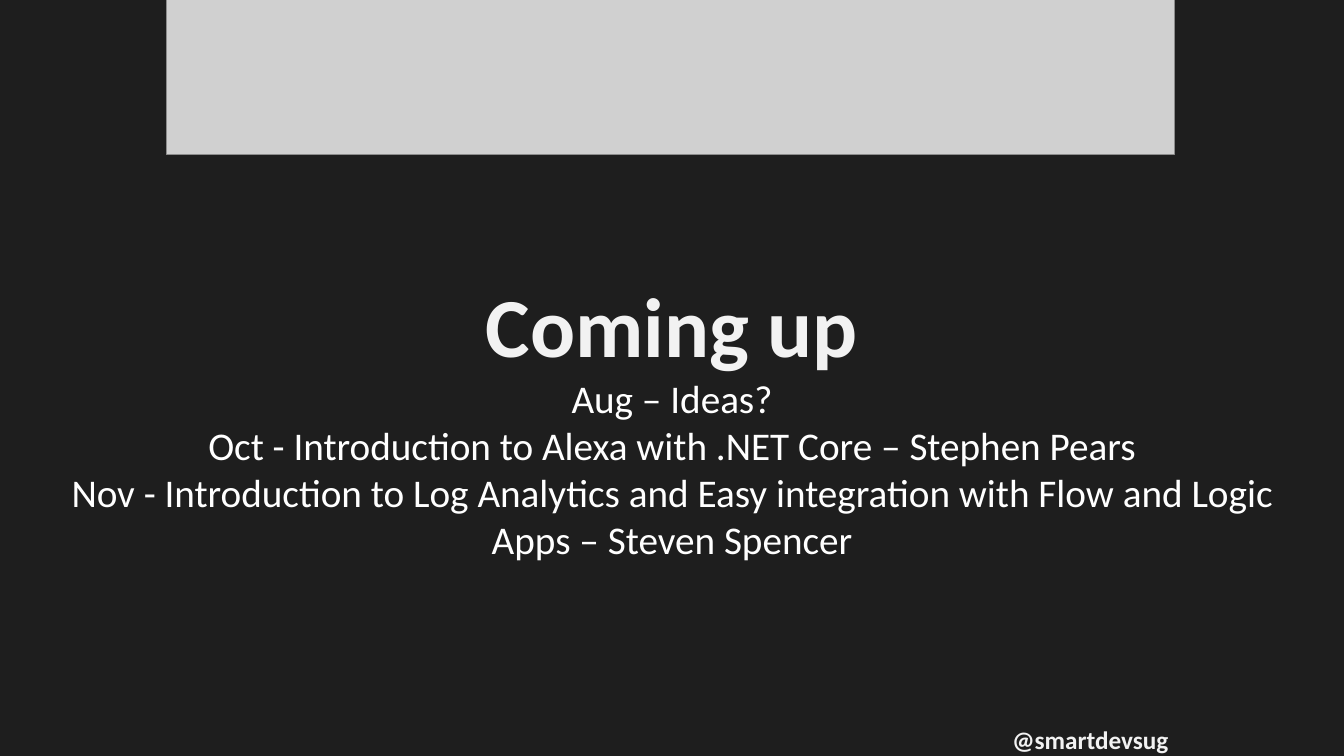
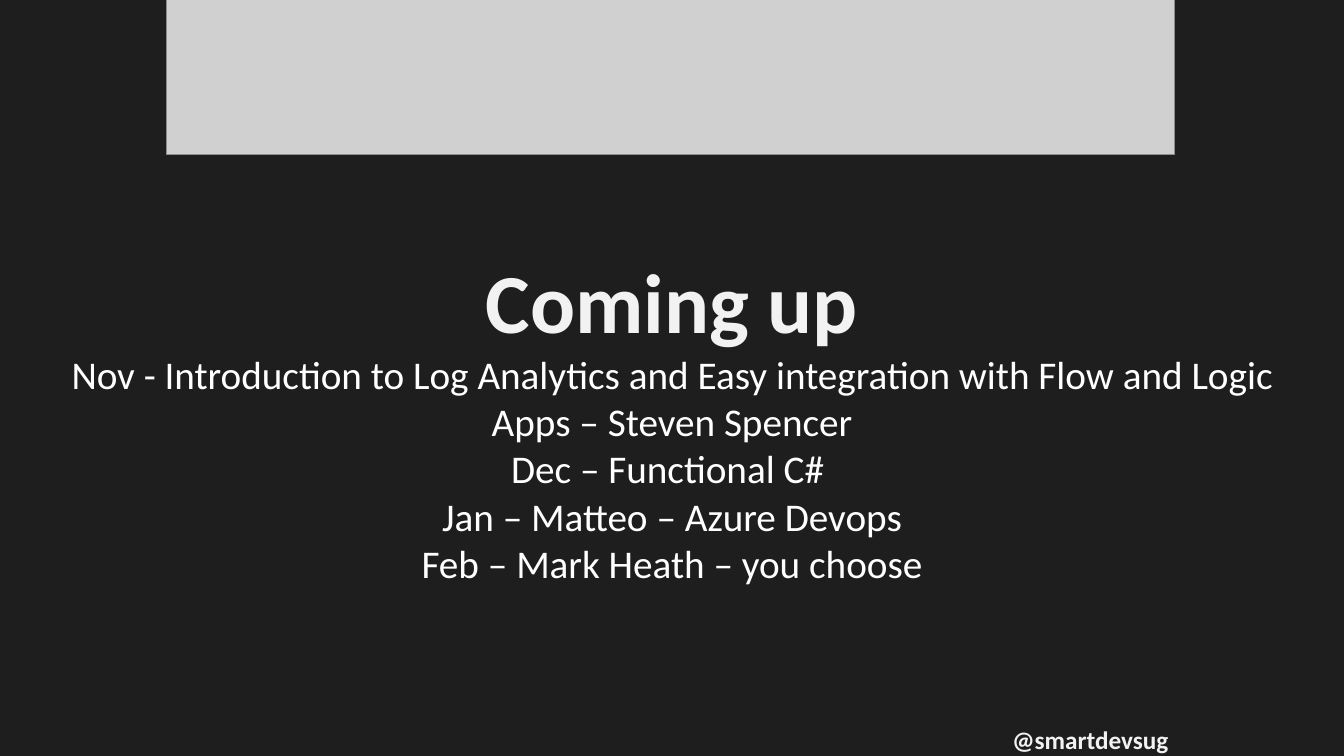
Before and after one commit to rippo/smartdevs, a slide deck: slide 5 of WelcomePresentation-SmartDevs.pptx. Drawn at 1344x756 pixels with LibreOffice and Linux fonts; fonts in the diff are those of the drawing; grey boxes stand for pictures. Boxes give left, top, right and bottom in pixels: in the first picture for what was removed or moved away, otherwise in the second. Text is boxed around its words. In the diff, an @@ line names an element or a change of style, - is before the commit and + after.

Commit message:
Oct 2018

```diff
--- a/WelcomePresentation-SmartDevs.pptx
+++ b/WelcomePresentation-SmartDevs.pptx
@@ text at (208,385,1136,467): paragraphs removed @@
-Aug – Ideas?
-Oct - Introduction to Alexa with .NET Core – Stephen Pears
@@ text at (422,455,922,585): paragraphs added @@
+Dec – Functional C#
+Jan – Matteo – Azure Devops
+Feb – Mark Heath – you choose
```
Also in this commit, not shown: 1 other slide changed, 1 slide added.
